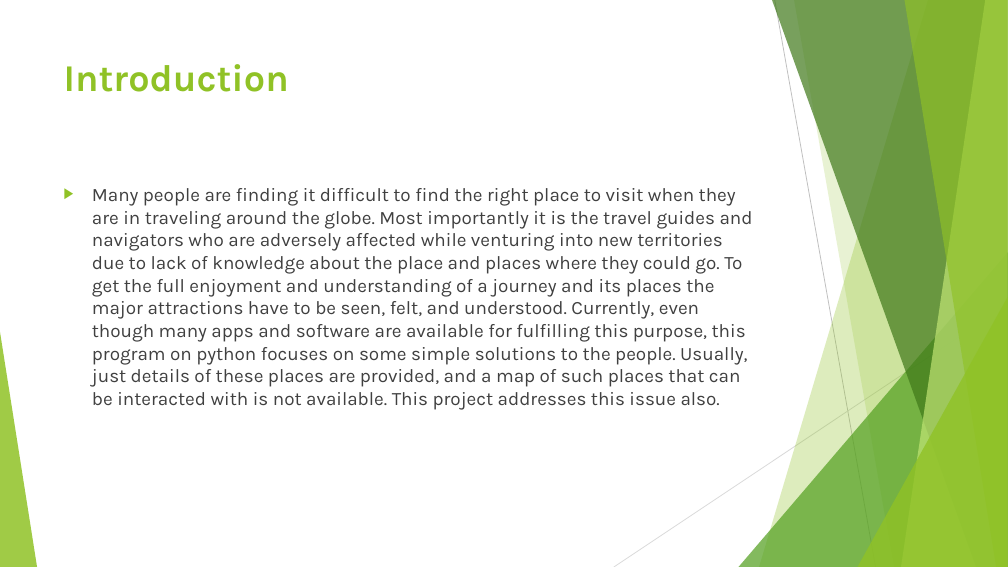
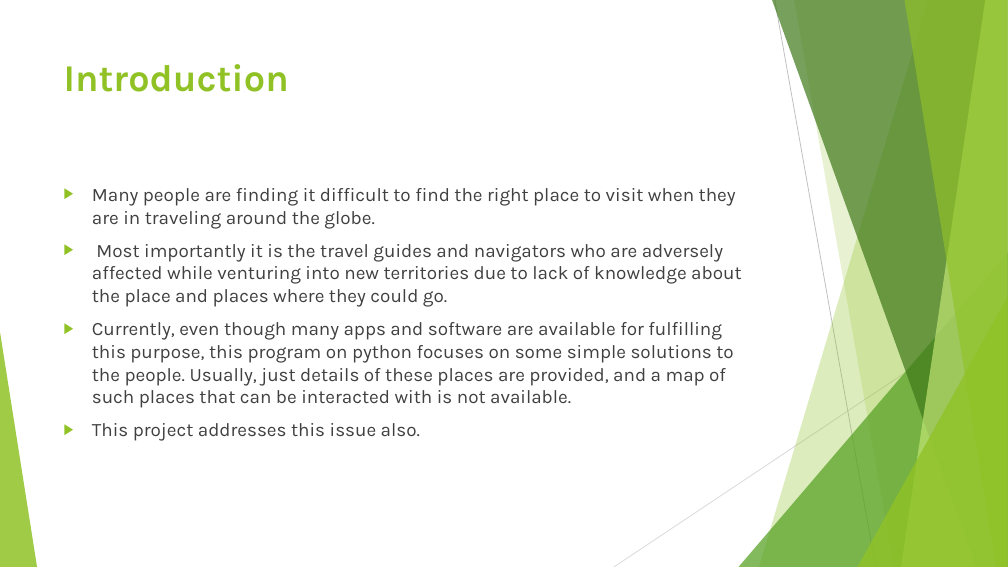
Before and after one commit to alanpauljaxon/CapstoneProject, a slide deck: slide 2 of IBM CAPSTONE PROJECT.pptx. Drawn at 1008x567 pixels with LibreOffice and Linux fonts; fonts in the diff are those of the drawing. Boxes give left, top, right and bottom in pixels: in the first picture for what was removed or moved away, otherwise in the second. Text is boxed around its words. In the diff, an @@ line names an element or a change of style, - is before the commit and + after.

```diff
--- a/IBM CAPSTONE PROJECT.pptx
+++ b/IBM CAPSTONE PROJECT.pptx
@@ text at (92,188,741,441): text changed @@
-▶ Many people are finding it difficult to find the right place to visit when they are in traveling around the globe. Most importantly it is the travel guides and navigators who are adversely affected while venturing into new territories due to lack of knowledge about the place and places where they could go. To get the full enjoyment and understanding of a journey and its places the major attractions have to be seen, felt, and understood. Currently, even though many apps and software are available for fulfilling this purpose, this program on python focuses on some simple solutions to the people. Usually, just details of these places are provided, and a map of such places that can be interacted with is not available. This project addresses this issue also.
+▶ Many people are finding it difficult to find the right place to visit when they are in traveling around the globe.
+▶ Most importantly it is the travel guides and navigators who are adversely affected while venturing into new territories due to lack of knowledge about the place and places where they could go.
+▶ Currently, even though many apps and software are available for fulfilling this purpose, this program on python focuses on some simple solutions to the people. Usually, just details of these places are provided, and a map of such places that can be interacted with is not available.
+▶ This project addresses this issue also.
```
Also in this commit, not shown: 3 other slides changed.
